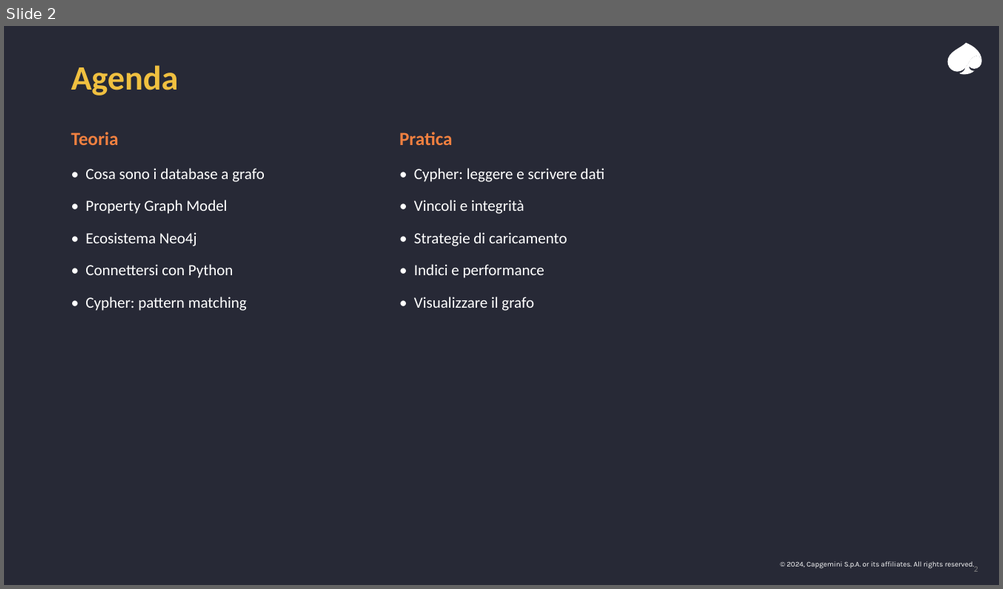
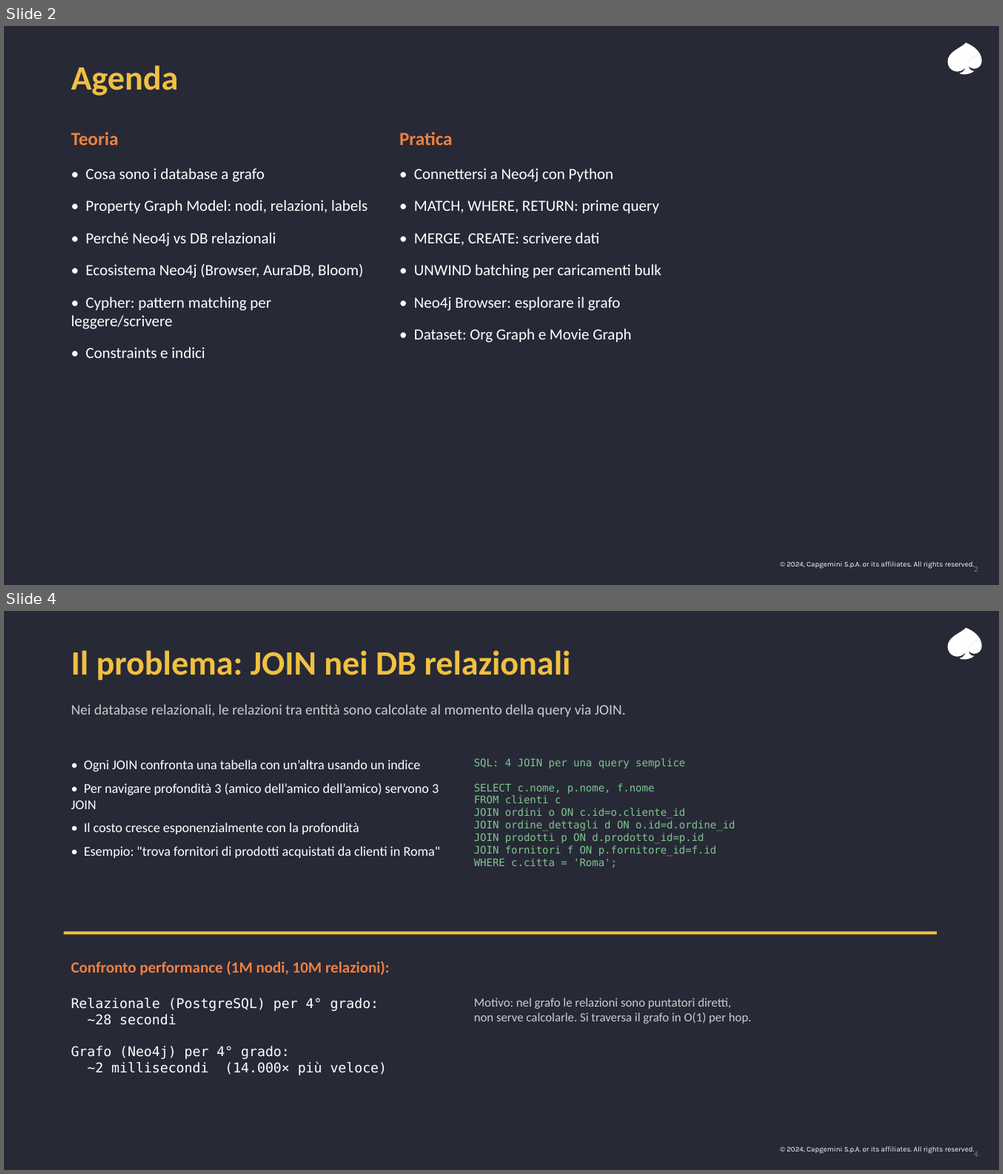
Before and after one commit to leobcc/neo4j-training-course-material, a slide deck: slides/session-01/session-01.pptx. Shown one above the other, each under a label of ours: slide 2 before the commit, slides 2 and 4 after it; the slides between them are not shown. The pictures are 1003x589 and 1003x1174 pixels, drawn with LibreOffice and Linux fonts; fonts in the diff are those of the drawing. Boxes give left, top, right and bottom in pixels: in the first picture for what was removed or moved away, otherwise in the second. Text is boxed around its words. In the diff, an @@ line names an element or a change of style, - is before the commit and + after.

```diff
--- a/slides/session-01/session-01.pptx
+++ b/slides/session-01/session-01.pptx
@@ slide 4 added at bbox=[4, 611, 999, 1170], background #272936; not listed: 4 template elements that a slide beside it also shows @@
@@ text added at bbox=[71, 650, 571, 681], 33 pt, text #F0C040, bold @@
+Il problema: JOIN nei DB relazionali
@@ text added at bbox=[71, 704, 626, 717], 14 pt, text #CCCCCC @@
+Nei database relazionali, le relazioni tra entità sono calcolate al momento della query via JOIN.
@@ text added at bbox=[71, 760, 441, 858], 13 pt, text #FFFFFF @@
+• Ogni JOIN confronta una tabella con un’altra usando un indice
+• Per navigare profondità 3 (amico dell’amico dell’amico) servono 3 JOIN
+• Il costo cresce esponenzialmente con la profondità
+• Esempio: "trova fornitori di prodotti acquistati da clienti in Roma"
@@ text added at bbox=[474, 758, 734, 868], 10 pt, text #7EC68E @@
+SQL: 4 JOIN per una query semplice
+SELECT c.nome, p.nome, f.nome
+FROM clienti c
+JOIN ordini o ON c.id=o.cliente_id
+JOIN ordine_dettagli d ON o.id=d.ordine_id
+JOIN prodotti p ON d.prodotto_id=p.id
+JOIN fornitori f ON p.fornitore_id=f.id
+WHERE c.citta = 'Roma';
@@ rectangle added at bbox=[64, 932, 936, 935], fill #F0C040 @@
@@ text added at bbox=[71, 961, 390, 976], 15 pt, text #F08040, bold @@
+Confronto performance (1M nodi, 10M relazioni):
@@ text added at bbox=[71, 998, 387, 1076], 13 pt, text #FFFFFF @@
+Relazionale (PostgreSQL) per 4° grado:
+~28 secondi
+Grafo (Neo4j) per 4° grado:
+~2 millisecondi (14.000× più veloce)
@@ text added at bbox=[474, 998, 751, 1024], 12 pt, text #CCCCCC @@
+Motivo: nel grafo le relazioni sono puntatori diretti,
+non serve calcolarle. Si traversa il grafo in O(1) per hop.
@@ slide 2 changed as well @@
@@ text at bbox=[414, 168, 661, 343]: text changed @@
-• Cypher: leggere e scrivere dati
-• Vincoli e integrità
-• Strategie di caricamento
-• Indici e performance
-• Visualizzare il grafo
+• Connettersi a Neo4j con Python
+• MATCH, WHERE, RETURN: prime query
+• MERGE, CREATE: scrivere dati
+• UNWIND batching per caricamenti bulk
+• Neo4j Browser: esplorare il grafo
+• Dataset: Org Graph e Movie Graph
@@ text at bbox=[71, 200, 367, 358]: text changed @@
-• Property Graph Model
-• Ecosistema Neo4j
-• Connettersi con Python
-• Cypher: pattern matching
+• Property Graph Model: nodi, relazioni, labels
+• Perché Neo4j vs DB relazionali
+• Ecosistema Neo4j (Browser, AuraDB, Bloom)
+• Cypher: pattern matching per leggere/scrivere
+• Constraints e indici
```
Also in this commit, not shown: 5 other slides changed, 19 other slides added, 12 slides removed.
